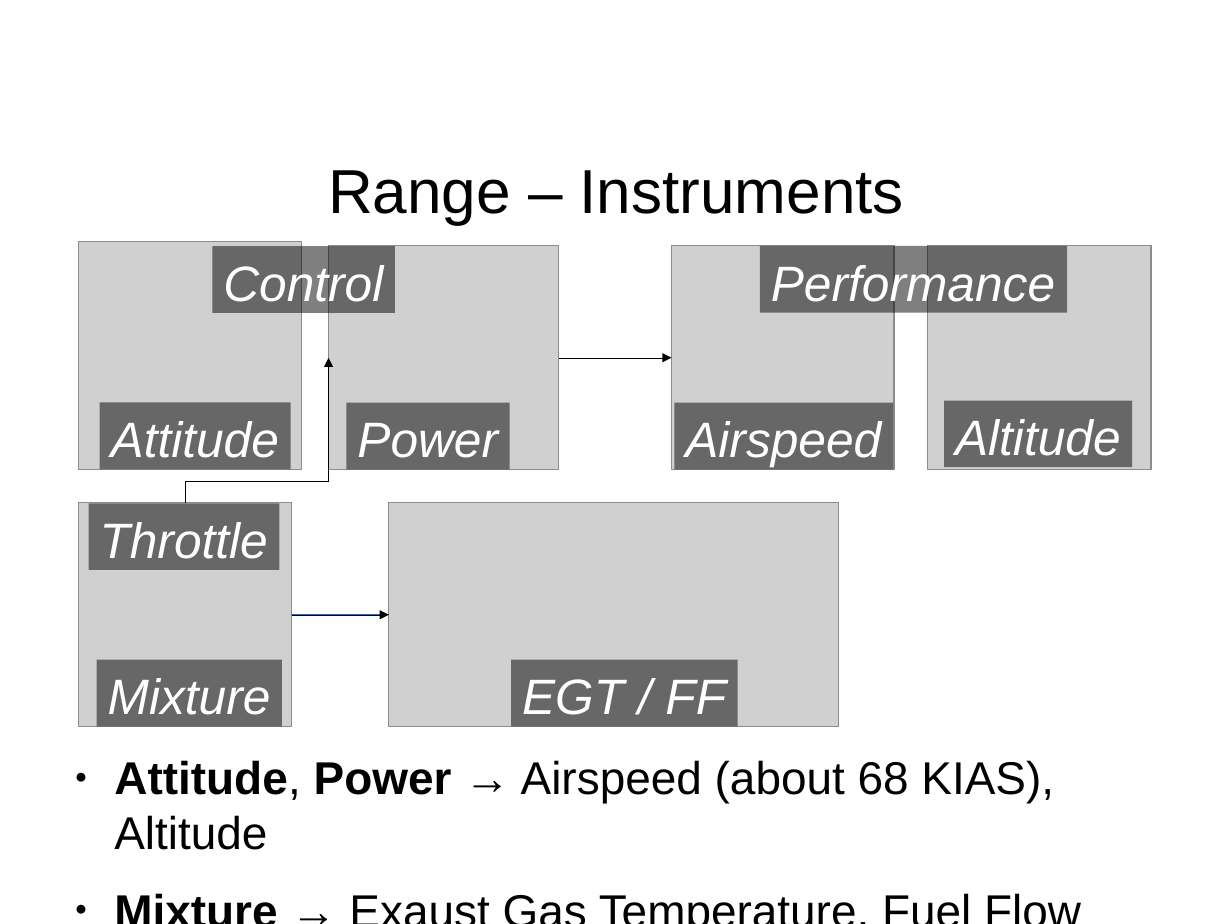
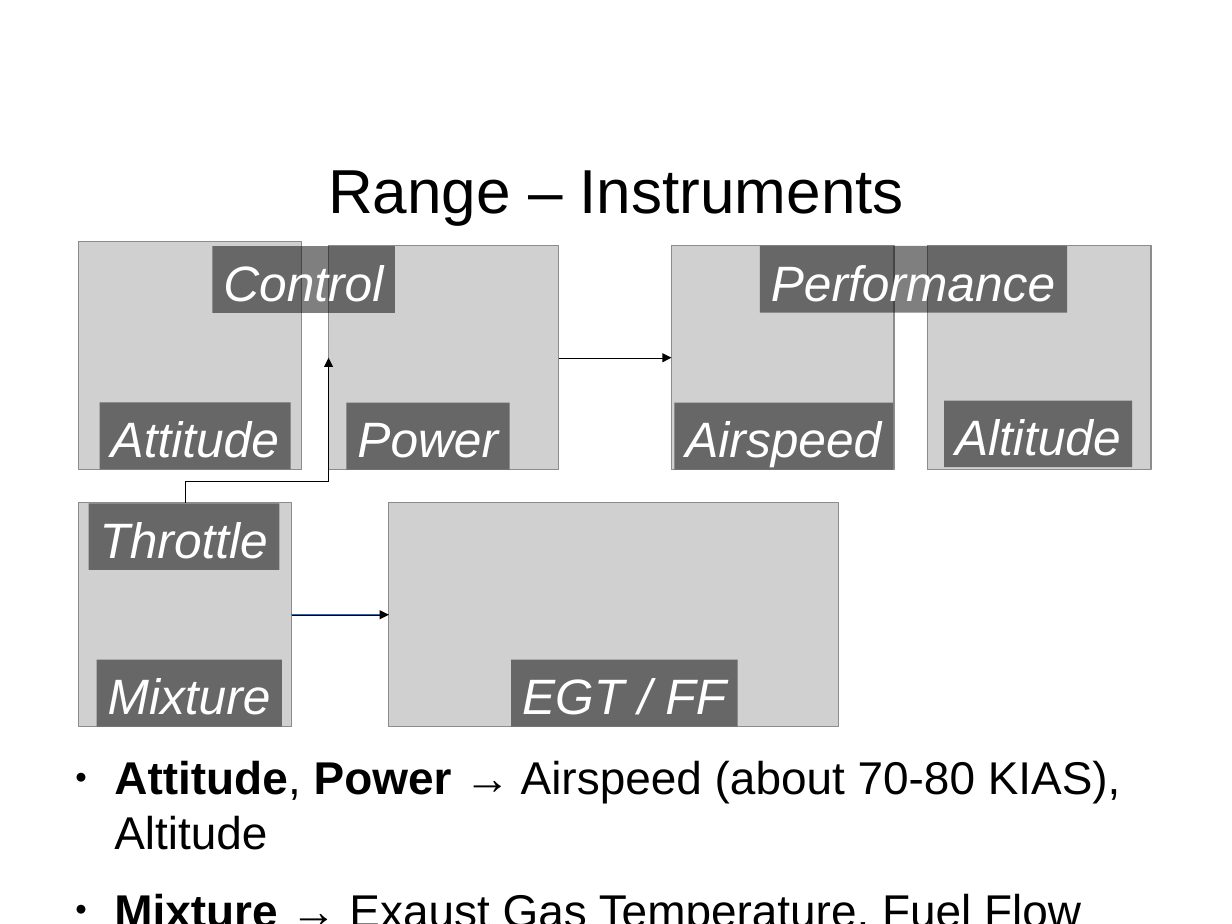
Before and after one commit to stephanheinemann/flight, a slide deck: slide 9 of FI/RangeAndEndurance/RangeAndEndurance.odp (slide 10 before the commit). Drawn at 1232x924 pixels with LibreOffice and Linux fonts; fonts in the diff are those of the drawing; grey boxes stand for pictures; background and template pictures are left out. Boxes give left, top, right and bottom in pixels: in the first picture for what was removed or moved away, otherwise in the second. Text is boxed around its words. In the diff, an @@ line names an element or a change of style, - is before the commit and + after.

```diff
--- a/FI/RangeAndEndurance/RangeAndEndurance.odp
+++ b/FI/RangeAndEndurance/RangeAndEndurance.odp
@@ text at (114,760,1121,850): text changed @@
-● Attitude, Power → Airspeed (about 68 KIAS), Altitude
+● Attitude, Power → Airspeed (about 70-80 KIAS), Altitude
```
Also in this commit, not shown: 5 other slides changed, 1 other file.
